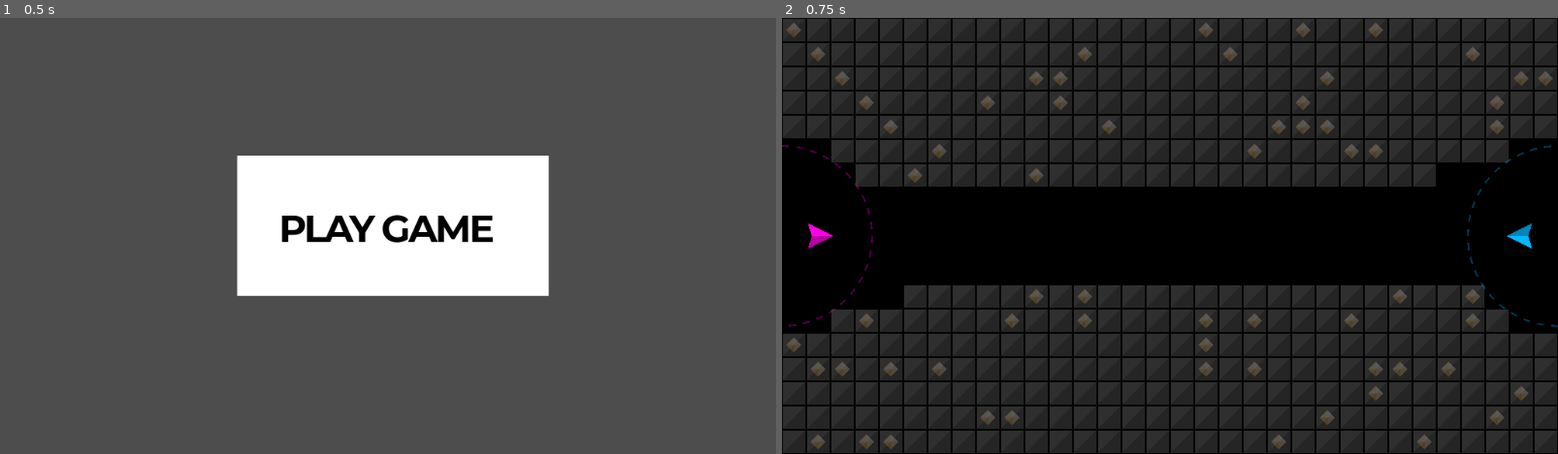
Above: before the commit, frames 1-2 (left to right).
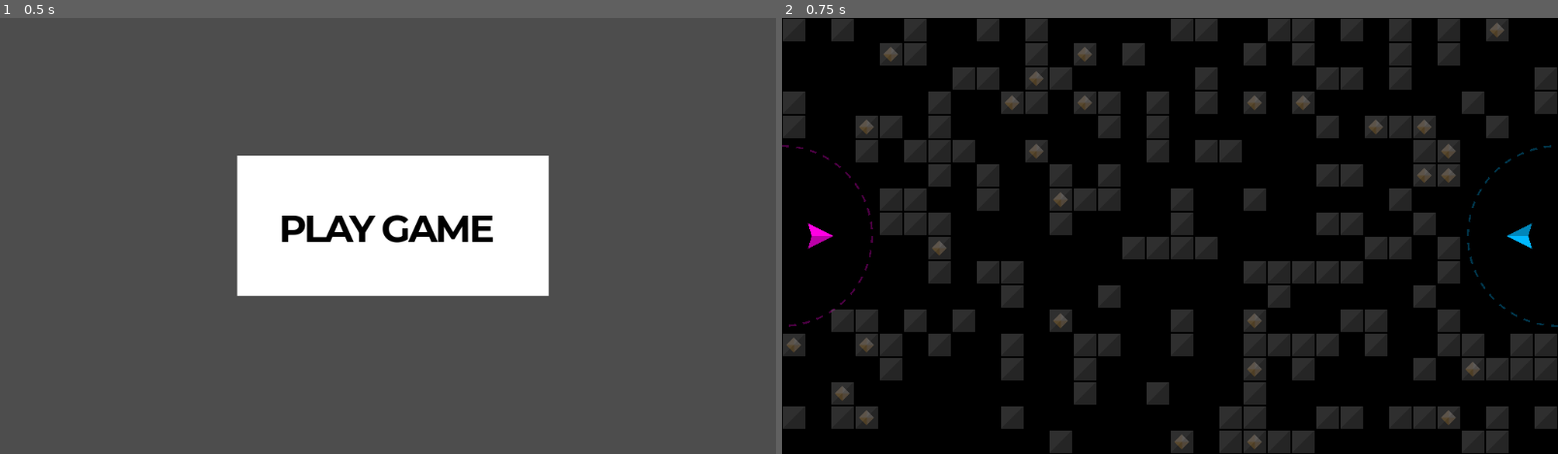
Above: after the commit, the same moments.

Repository: outrightmental/Blockbusters
Game: Godot game, scene res://scenes/main.tscn
Same seed, same stepped clock (60 frames per second), same inputs: the game is played once before the commit and once after it.
Inputs (mouse positions are in pixels of both pictures, inside the frame that each line leads up to):
- Up to frame 1 (0.5 s): no input
- Up to frame 2 (0.75 s): click (1177, 222) at 0.5 s

Frame 1 is identical in both runs. In frame 2, 49% of the frame differs, in the area x 0-100%, y 0-100%.

Commit message:
refactor board generation for consistent block and gem population

Diff:
--- a/models/block/block.gd
+++ b/models/block/block.gd
@@ -7,12 +7,13 @@
 # Variables
 var gem: Node = null
 
+# Whether this block has a gem
+@export var has_gem: bool = false
+
 
 # Called when the node enters the scene tree for the first time.
 func _ready() -> void:
-	# Roll a D6 and if it's 1, add a gem
-	var random_number: int = randi() % 6 + 1
-	if random_number == 1:
+	if has_gem:
 		_add_gem()
 	pass
 
--- a/scenes/play_game.gd
+++ b/scenes/play_game.gd
@@ -2,24 +2,26 @@
 
 # Enum for whether a grid square is empty, block, or gem
 enum GridType {
-	EMPTY,
 	BLOCK,
+	GEM,
 }
 # Constants
 # Spawn blocks in a grid pattern, 32 blocks wide and 18 blocks tall, starting at (16, 16) and spaced 32 pixels apart
 # The blocks are 32x32 pixels, so the grid is 1024x576 pixels
-const BLOCK_CENTER: int              = BLOCK_SIZE/2
-const BLOCK_SIZE: int                = 32
-const GRID_COLS: int                 = 32
-const GRID_ROWS: int                 = 18
-const GAP_COL_MAX: int               = 25
-const GAP_COUNT: int                 = 60
-const GAP_SPACING: int               = 50
-const GAP_CLEARANCE_RADIUS: int      = 40
-const GAP_CURSOR_ANGLE_DELTA3: float = PI / 20
-const HOME_CLEARANCE_RADIUS: int     = 130
+const GRID_COLS: int             = 32
+const GRID_COUNT_MAX: int        = GRID_COLS * GRID_ROWS
+const GRID_ROWS: int             = 18
+const HOME_CLEARANCE_RADIUS: int = 130
+const BLOCK_CENTER: int          = BLOCK_SIZE/2
+const BLOCK_COUNT_MAX: int       = GRID_COUNT_MAX * BLOCK_COUNT_RATIO
+const BLOCK_COUNT_RATIO: float   = 0.3 # ratio of the grid that is filled with blocks
+const BLOCK_SIZE: int            = 32
+const GEM_COUNT_RATIO: float     = 0.05 # ratio of the grid that is filled with gems
+const GEM_COUNT_MAX: int         = GRID_COUNT_MAX * GEM_COUNT_RATIO
 # Variables
 var grid: Dictionary = {}
+var block_count: int = 0
+var gem_count: int   = 0
 
 
 # Instantiate a models/ship/ship.gd for each player, so set player_num = 1 or 2 respectively, and Player 1 is 10% in from the left, vertical center, and Player 2 is 10% in from the right, vertical center.
@@ -33,40 +35,45 @@
 	var home_positions: Array[Vector2] = [player_home_1.position, player_home_2.position]
 
 	# Pick locations for gaps by winding a snake through the board
-	var gap_cursor_position: Vector2   = player_home_1.position
-	var gap_cursor_angle: float        = PI / 4
-	var gap_cursor_angle_delta: float  = 0.0
-	var gap_cursor_angle_delta2: float = 0.0
-	var gap_positions: Array[Vector2]  = []
-	for i in range(GAP_COUNT):
-		gap_cursor_angle_delta2 += GAP_CURSOR_ANGLE_DELTA3 if randi() % 2 == 0 else -GAP_CURSOR_ANGLE_DELTA3
-		gap_cursor_angle_delta += gap_cursor_angle_delta2
-		gap_cursor_angle += gap_cursor_angle_delta
-		gap_cursor_angle = clamp(gap_cursor_angle, -PI, PI)
-		gap_cursor_position += Vector2(GAP_SPACING * cos(gap_cursor_angle), GAP_SPACING * sin(gap_cursor_angle))
-		gap_cursor_position.x = wrapf(gap_cursor_position.x, 0, viewport_size.x)
-		gap_cursor_position.y = wrapf(gap_cursor_position.y, 0, viewport_size.y)
-		gap_positions.append(Vector2(gap_cursor_position.x, gap_cursor_position.y))
-		gap_positions.append(Vector2(viewport_size.x - gap_cursor_position.x, viewport_size.y - gap_cursor_position.y))
+	# for i in range(GAP_COUNT):
+	# 	gap_cursor_angle_delta2 += GAP_CURSOR_ANGLE_DELTA3 if randi() % 2 == 0 else 0.0
+	# 	gap_cursor_angle_delta += gap_cursor_angle_delta2
+	# 	gap_cursor_angle += gap_cursor_angle_delta
+	# 	gap_cursor_angle = clamp(gap_cursor_angle, -PI, PI)
+	# 	gap_cursor_position += Vector2(GAP_SPACING * cos(gap_cursor_angle), GAP_SPACING * sin(gap_cursor_angle))
+	# 	gap_cursor_position.x = wrapf(gap_cursor_position.x, 0, viewport_size.x)
+	# 	gap_cursor_position.y = wrapf(gap_cursor_position.y, 0, viewport_size.y)
+	# 	gap_positions.append(Vector2(gap_cursor_position.x, gap_cursor_position.y))
+	# 	gap_positions.append(Vector2(viewport_size.x - gap_cursor_position.x, viewport_size.y - gap_cursor_position.y))
 
 	#	var grid_pos: Vector2
-	for x in range(GRID_COLS):
-		for y in range(GRID_ROWS):
-			if (!grid.has(x)):
-				grid[x] = {}
-			if (_is_clear_of_all(HOME_CLEARANCE_RADIUS, _grid_position(x, y), home_positions)
-			and _is_clear_of_all(GAP_CLEARANCE_RADIUS, _grid_position(x, y), gap_positions)):
+	# for x in range(GRID_COLS):
+	# 	for y in range(GRID_ROWS):
+	# 		if (!grid.has(x)):
+	# 			grid[x] = {}
+	# 		if (_is_clear_of_all(HOME_CLEARANCE_RADIUS, _grid_position(x, y), home_positions)
+	# 			grid[x][y] = GridType.BLOCK
+	# 		else:
+	# 			grid[x][y] = GridType.EMPTY
+	while block_count < BLOCK_COUNT_MAX:
+		var x: int = randi() % GRID_COLS
+		var y: int = randi() % GRID_ROWS
+		if not grid.has(x):
+			grid[x] = {}
+		if grid[x].has(y):
+			continue
+		if _is_clear_of_all(HOME_CLEARANCE_RADIUS, _grid_position(x, y), home_positions):
+			block_count += 1
+			if gem_count < GEM_COUNT_MAX:
+				grid[x][y] = GridType.GEM
+				gem_count += 1
+			else:
 				grid[x][y] = GridType.BLOCK
-			else:
-				grid[x][y] = GridType.EMPTY
 
 	for x in range(GRID_COLS):
 		for y in range(GRID_ROWS):
-			if grid[x][y] == GridType.BLOCK:
-				# Spawn a block at the grid position
-				# The blocks are 32x32 pixels, so the grid is 1024x576 pixels
-				# The center of the block is at (BLOCK_CENTER + x * BLOCK_SIZE, BLOCK_CENTER + y * BLOCK_SIZE)
-				_spawn_block(_grid_position(x, y))
+			if grid[x].has(y):
+				_spawn_block(_grid_position(x, y), grid[x][y] == GridType.GEM)
 
 	pass
 
@@ -108,8 +115,9 @@
 	return home_scene
 
 
-func _spawn_block(start_position: Vector2) -> Node:
+func _spawn_block(start_position: Vector2, has_gem: bool) -> Node:
 	var block_scene: Block = preload('res://models/block/block.tscn').instantiate()
 	block_scene.position = start_position
+	block_scene.has_gem = has_gem
 	self.add_child(block_scene)
 	return block_scene
